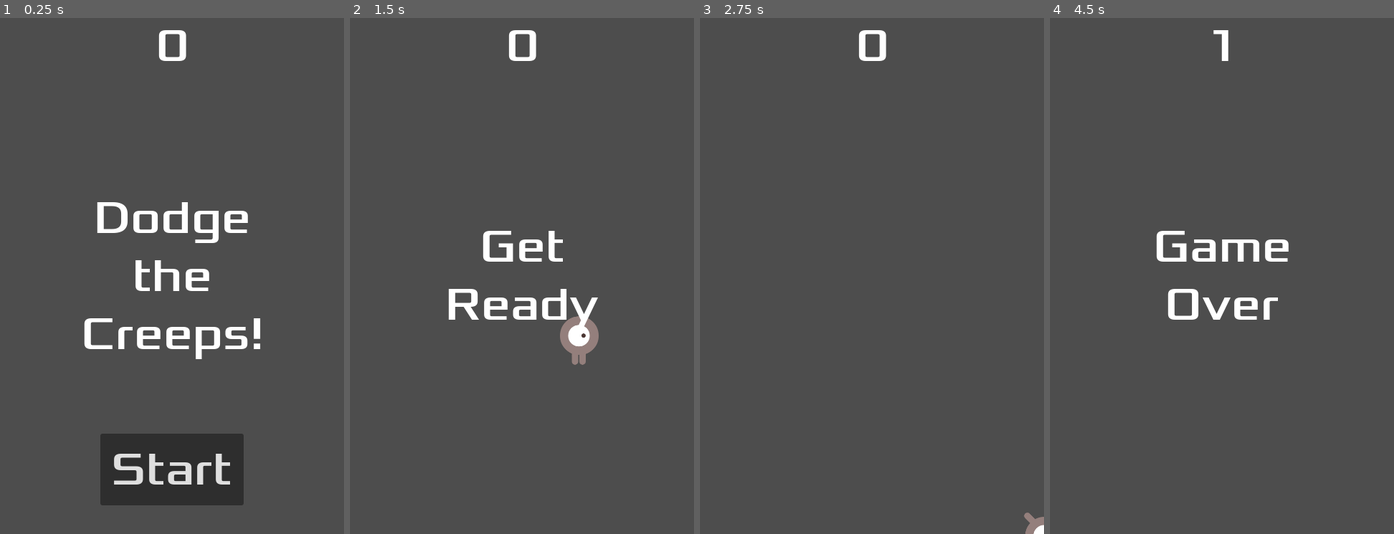
Above: before the commit, frames 1-4 (left to right).
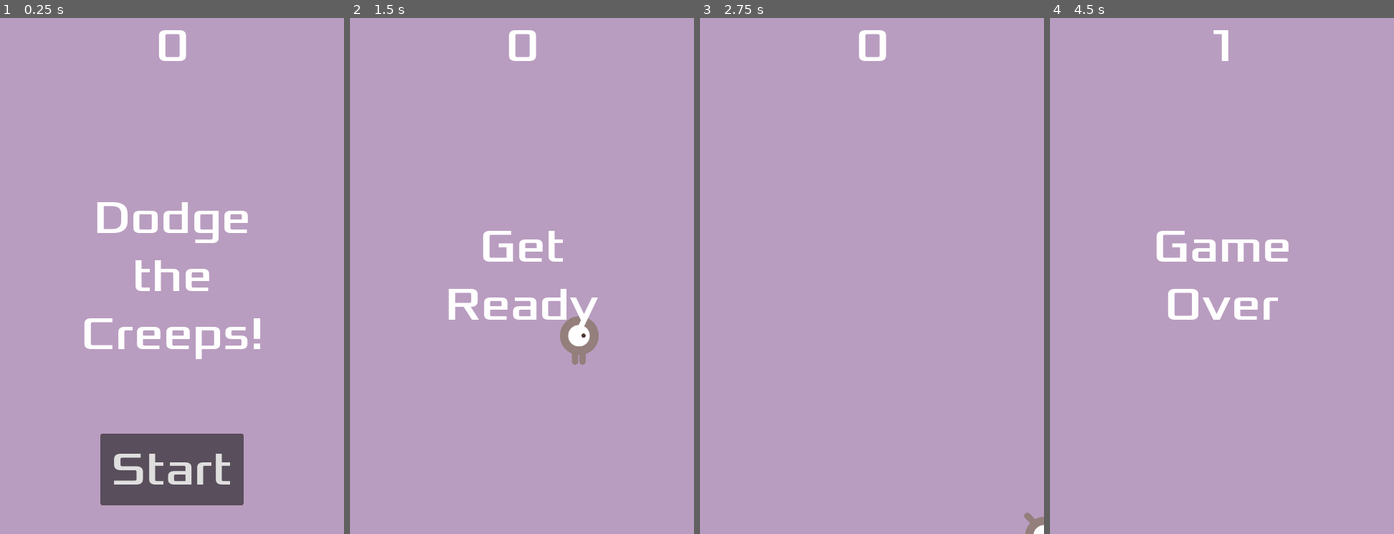
Above: after the commit, the same moments.

Repository: xiyaozhuang/dodge-the-creeps-4.6
Game: Godot game, scene res://main.tscn
The game is run twice, just before and just after one commit, with the same random seed, the same clock (stepped at 60 frames per second) and the same inputs.
Inputs:
- Up to frame 1 (0.25 s): no input
- Up to frame 2 (1.5 s): click "Start" at 0.5 s; tap Enter at 1.25 s; hold Right (move_right) from 1.28 s (still down)
- Up to frame 3 (2.75 s): release Right (move_right) at 2.03 s; hold Down (move_down) from 2.03 s (still down)
- Up to frame 4 (4.5 s): release Down (move_down) at 2.78 s; hold Right (move_right) 2.78-3.53 s; hold Up (move_up) 3.53-4.28 s; hold Left (move_left) from 4.28 s (still down)

The runs differ from the first frame. In frame 1, 96% of the frame differs, in the area x 0-100%, y 0-100%; in frame 2, 97%; in frame 3, 100%; in frame 4, 98%.

Commit message:
Add background

Diff:
--- a/main.tscn
+++ b/main.tscn
@@ -14,6 +14,14 @@
 [node name="Main" type="Node" unique_id=1089965881]
 script = ExtResource("1_0xm2m")
 mob_scene = ExtResource("2_h2yge")
+
+[node name="ColorRect" type="ColorRect" parent="." unique_id=1915346269]
+anchors_preset = 15
+anchor_right = 1.0
+anchor_bottom = 1.0
+grow_horizontal = 2
+grow_vertical = 2
+color = Color(0.7261721, 0.61338645, 0.7524064, 1)
 
 [node name="Player" parent="." unique_id=311340842 instance=ExtResource("1_ig7tw")]
 
